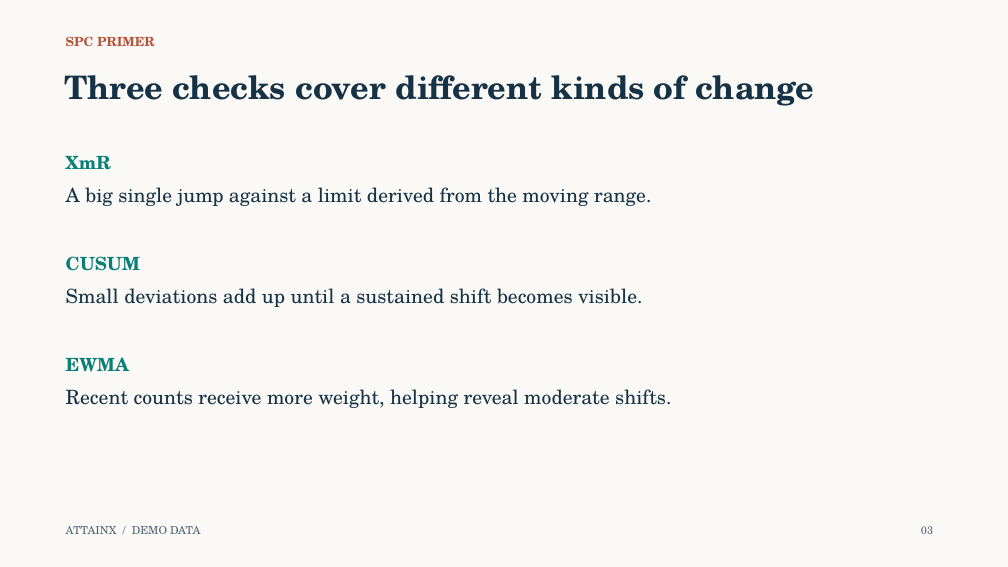
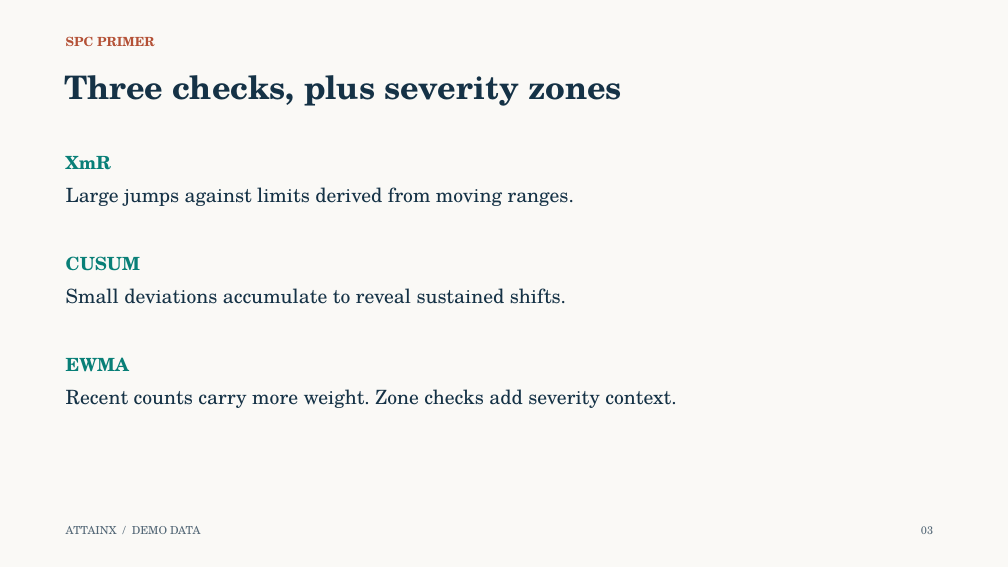
Before and after one commit to 0xpvtrickbateman/SPC-ML-Demo, a slide deck: slide 3 of docs/SPC_ML_Demo_Walkthrough_Ready.pptx. Drawn at 1008x567 pixels with LibreOffice and Linux fonts; fonts in the diff are those of the drawing. Boxes give left, top, right and bottom in pixels: in the first picture for what was removed or moved away, otherwise in the second. Text is boxed around its words. In the diff, an @@ line names an element or a change of style, - is before the commit and + after.

```diff
--- a/docs/SPC_ML_Demo_Walkthrough_Ready.pptx
+++ b/docs/SPC_ML_Demo_Walkthrough_Ready.pptx
@@ text at (x1=64, y1=75, x2=622, y2=106): text changed @@
-Three checks cover different kinds of change
+Three checks, plus severity zones
@@ text at (x1=66, y1=187, x2=574, y2=206): text changed @@
-A big single jump against a limit derived from the moving range.
+Large jumps against limits derived from moving ranges.
@@ text at (x1=66, y1=288, x2=566, y2=304): text changed @@
-Small deviations add up until a sustained shift becomes visible.
+Small deviations accumulate to reveal sustained shifts.
@@ text at (x1=66, y1=389, x2=676, y2=408): text changed @@
-Recent counts receive more weight, helping reveal moderate shifts.
+Recent counts carry more weight. Zone checks add severity context.
```
Also in this commit, not shown: 14 other slides changed, 7 slides added, 7 slides removed, 13 other files.
